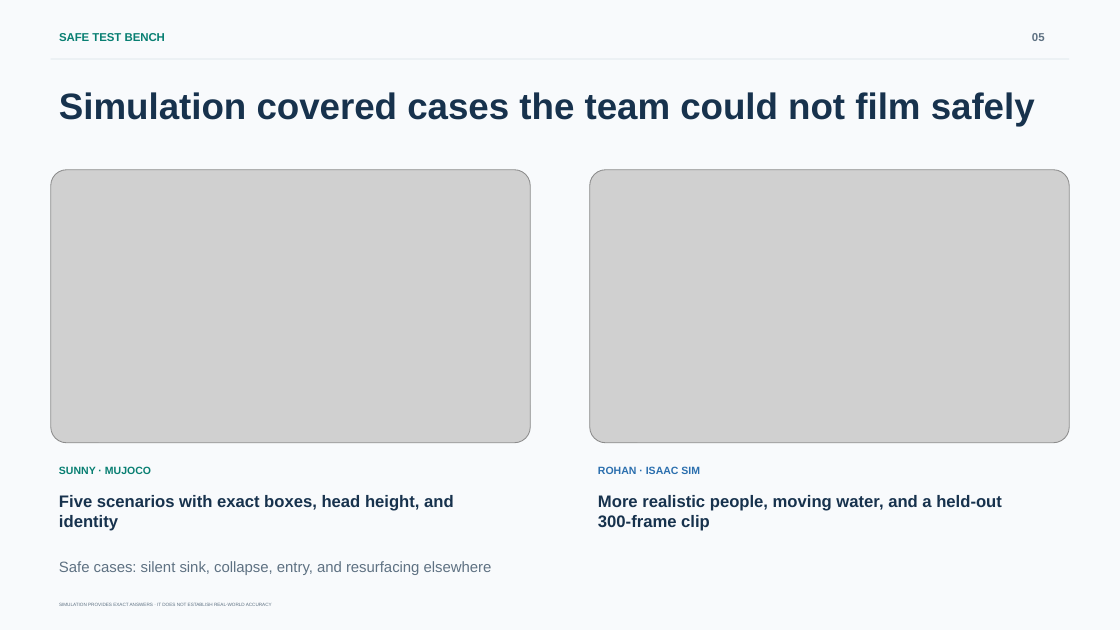
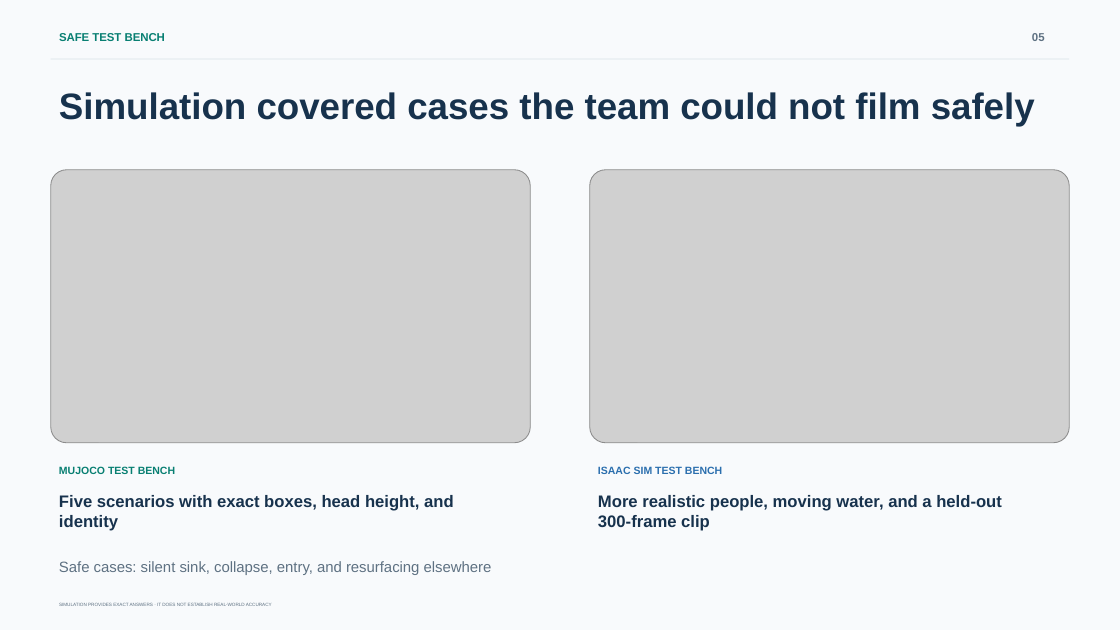
Before and after one commit to sunnycho100/life-vision, a slide deck: slide 5 of presentation/slides/final/life-vision-team-refined.pptx. Drawn at 1120x630 pixels with LibreOffice and Linux fonts; fonts in the diff are those of the drawing; grey boxes stand for pictures. Boxes give left, top, right and bottom in pixels: in the first picture for what was removed or moved away, otherwise in the second. Text is boxed around its words. In the diff, an @@ line names an element or a change of style, - is before the commit and + after.

```diff
--- a/presentation/slides/final/life-vision-team-refined.pptx
+++ b/presentation/slides/final/life-vision-team-refined.pptx
@@ text at (x1=59, y1=466, x2=175, y2=474): text changed @@
-SUNNY · MUJOCO
+MUJOCO TEST BENCH
@@ text at (x1=598, y1=466, x2=722, y2=474): text changed @@
-ROHAN · ISAAC SIM
+ISAAC SIM TEST BENCH
```
Also in this commit, not shown: 4 other slides changed, 2 other files.
